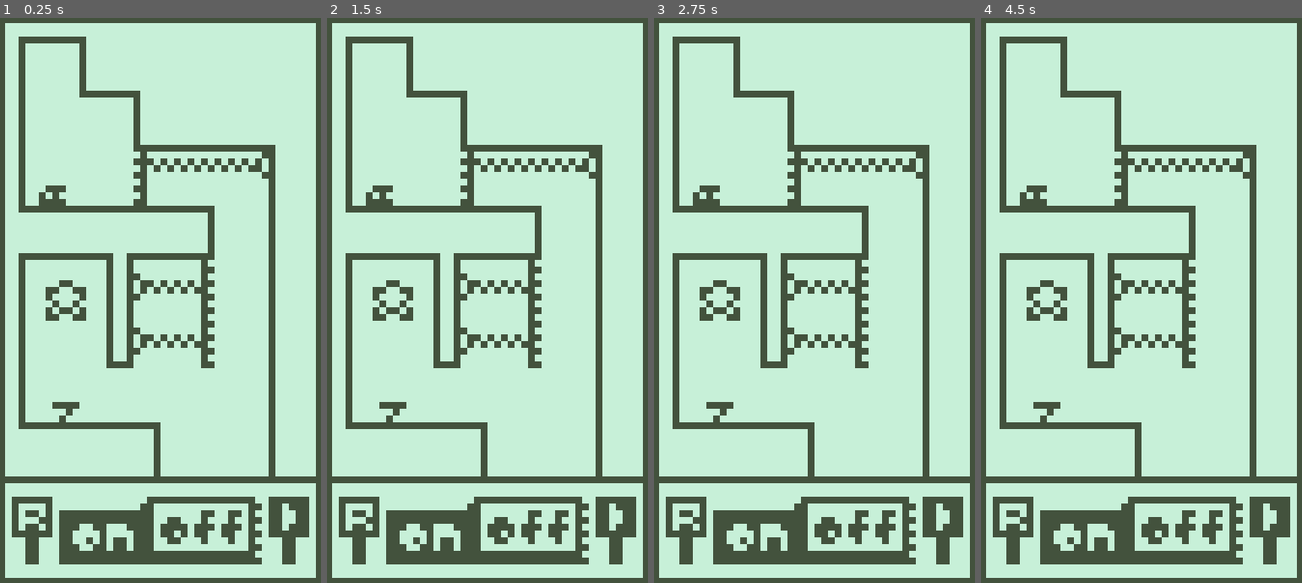
Above: before the commit, frames 1-4 (left to right).
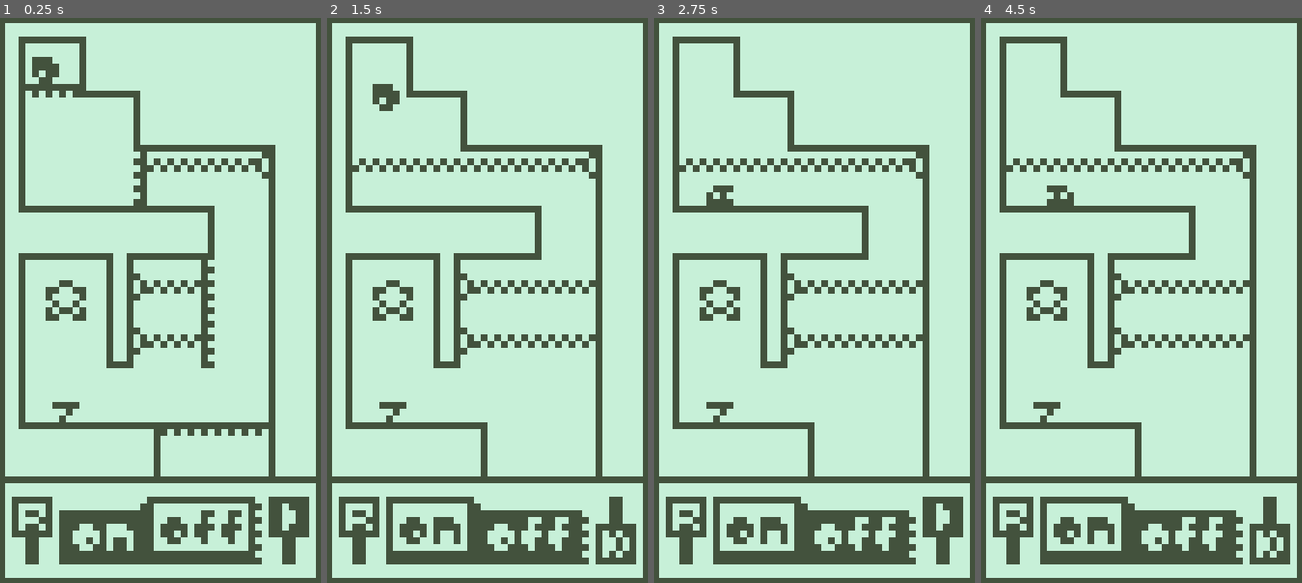
Above: after the commit, the same moments.

Repository: CrashPixel/Save_Mr_Blob-
Game: Godot game, scene res://Levels/level_1.tscn
Two runs of this game, one before a commit and one after it. Both use one fixed random seed, a clock stepped at 60 frames per second and the inputs below. Before the commit the project has no main scene; this scene is started directly in both runs.
Inputs:
- Up to frame 1 (0.25 s): no input
- Up to frame 2 (1.5 s): hold D (SpeedUp, bound only after the commit) from 0.53 s (still down); tap S (OnOffToggle, bound only after the commit) at 0.6 s
- Up to frame 3 (2.75 s): tap S (OnOffToggle, bound only after the commit) at 1.55, 2.1 s; release D (SpeedUp, bound only after the commit) at 2.03 s; tap D (SpeedUp, bound only after the commit) at 2.3 s
- Up to frame 4 (4.5 s): hold D (SpeedUp, bound only after the commit) 2.78-4.28 s; tap S (OnOffToggle, bound only after the commit) at 2.85, 4.35 s; tap A (Restart, bound only after the commit) at 4.15 s

The runs differ from the first frame. In frame 1, 3.1% of the frame differs, in the area x 7-84%, y 6-74%; in frame 2, 8.2%, in the area x 7-97%, y 11-97%; in frame 3, 7.0%; in frame 4, 8.1%.

Commit message:
UI Controls and Mr Blob start
Got the ON and OFF switches working along with the Speed Up of Mr Blob. Oh, also a Mr Blob has been made. Up next is the spring, spikes, and death

Diff:
--- a/Levels/level_1.tscn
+++ b/Levels/level_1.tscn
@@ -4,10 +4,14 @@
 [ext_resource type="Texture2D" uid="uid://cx33sa1h547a5" path="res://Assets/Images/NewTiles.png" id="2_syshm"]
 [ext_resource type="AudioStream" uid="uid://c4evay14n8fi8" path="res://Assets/Audio/MrBlob Song.wav" id="3_rfktq"]
 [ext_resource type="Texture2D" uid="uid://5pjcrmtqpqvt" path="res://Assets/Images/Overlay.png" id="4_0urlm"]
+[ext_resource type="Script" uid="uid://yiht4qx60ji6" path="res://Scripts/panel_control.gd" id="4_f4pg2"]
 [ext_resource type="Texture2D" uid="uid://d0ho4nb1lce7y" path="res://Assets/Images/Spring Sheet.png" id="5_77x7w"]
-[ext_resource type="Texture2D" uid="uid://36chwrq7p1vk" path="res://Assets/Images/Door.png" id="6_0urlm"]
+[ext_resource type="PackedScene" uid="uid://c5bndtaikyqhj" path="res://Objects/door.tscn" id="6_xoyoh"]
 [ext_resource type="Texture2D" uid="uid://c4ha6y6ojvynj" path="res://Assets/Images/Mr Blob Spritesheet.png" id="7_77x7w"]
+[ext_resource type="PackedScene" uid="uid://cu7wnqu5hdaqd" path="res://Objects/big_door.tscn" id="7_f4pg2"]
 [ext_resource type="PackedScene" uid="uid://hg3h8if2qyeg" path="res://Objects/blaster.tscn" id="7_xoyoh"]
+[ext_resource type="Texture2D" uid="uid://5lvqb3i2qtg0" path="res://Assets/Images/Save Mr Blob Screens.png" id="11_62b6n"]
+[ext_resource type="Script" uid="uid://bv42regphj53q" path="res://Levels/mr_blob.gd" id="11_rs4xw"]
 
 [sub_resource type="TileSetAtlasSource" id="TileSetAtlasSource_hn12h"]
 texture = ExtResource("2_syshm")
@@ -397,17 +401,14 @@
 terrain_set_0/terrain_0/color = Color(0.2627451, 0, 0.23921569, 1)
 sources/0 = SubResource("TileSetAtlasSource_hn12h")
 
-[sub_resource type="RectangleShape2D" id="RectangleShape2D_bihxj"]
-size = Vector2(2, 8)
-
-[sub_resource type="RectangleShape2D" id="RectangleShape2D_f4pg2"]
-size = Vector2(2, 16)
-
 [sub_resource type="RectangleShape2D" id="RectangleShape2D_77x7w"]
 size = Vector2(2, 2)
 
 [sub_resource type="RectangleShape2D" id="RectangleShape2D_xoyoh"]
 size = Vector2(2, 2)
+
+[sub_resource type="RectangleShape2D" id="RectangleShape2D_bihxj"]
+size = Vector2(4, 4)
 
 [node name="Level_1" type="Node2D" unique_id=1454198677]
 
@@ -418,6 +419,7 @@
 [node name="TheCamera" type="Camera2D" parent="." unique_id=1937560161]
 position = Vector2(0, -6)
 zoom = Vector2(8, 8)
+process_callback = 0
 
 [node name="Ground" type="TileMapLayer" parent="." unique_id=1303037322]
 tile_map_data = PackedByteArray("AAAFAPT/AAACAAAAAAAEAPT/AAABAAAAAAADAPT/AAABAAAAAAACAPT/AAABAAAAAAABAPT/AAABAAAAAAAAAP …(2480 unchanged characters)…
@@ -425,9 +427,45 @@
 
 [node name="Audio" type="AudioStreamPlayer2D" parent="." unique_id=1164707635]
 stream = ExtResource("3_rfktq")
-autoplay = true
-
-[node name="UI" type="Node2D" parent="." unique_id=1777463172]
+
+[node name="Doors" type="Node2D" parent="." unique_id=531852259]
+
+[node name="Door" parent="Doors" unique_id=38096025 instance=ExtResource("6_xoyoh")]
+position = Vector2(-3, -24)
+
+[node name="Door2" parent="Doors" unique_id=1987271269 instance=ExtResource("6_xoyoh")]
+position = Vector2(-16, -37)
+rotation = -1.5707964
+
+[node name="BigDoor" parent="Doors" unique_id=991061451 instance=ExtResource("7_f4pg2")]
+position = Vector2(7, -4)
+
+[node name="BigDoor2" parent="Doors" unique_id=1681256842 instance=ExtResource("7_f4pg2")]
+position = Vector2(8, 13)
+rotation = 1.5707964
+
+[node name="Blasters" type="Node2D" parent="." unique_id=1798548711]
+
+[node name="Blaster" parent="Blasters" unique_id=1212443482 instance=ExtResource("7_xoyoh")]
+position = Vector2(15, -26)
+
+[node name="Blaster2" parent="Blasters" unique_id=2136068273 instance=ExtResource("7_xoyoh")]
+position = Vector2(-3, -8)
+rotation = -3.1415925
+
+[node name="HitBox" parent="Blasters/Blaster2/Beam/DangerArea" parent_id_path=PackedInt32Array(2136068273, 40969503) index="0" unique_id=247928479]
+shape = SubResource("RectangleShape2D_77x7w")
+
+[node name="Blaster3" parent="Blasters" unique_id=1538330597 instance=ExtResource("7_xoyoh")]
+position = Vector2(-3, 0)
+rotation = -3.1415925
+
+[node name="HitBox" parent="Blasters/Blaster3/Beam/DangerArea" parent_id_path=PackedInt32Array(1538330597, 40969503) index="0" unique_id=247928479]
+shape = SubResource("RectangleShape2D_xoyoh")
+
+[node name="UI" type="Node2D" parent="." unique_id=1777463172 node_paths=PackedStringArray("doors")]
+script = ExtResource("4_f4pg2")
+doors = NodePath("../Doors")
 
 [node name="ControlPanel" type="Sprite2D" parent="UI" unique_id=1017096278]
 position = Vector2(0, 28)
@@ -453,66 +491,57 @@
 region_enabled = true
 region_rect = Rect2(41, 3, 6, 10)
 
+[node name="RestartScreen" type="Sprite2D" parent="UI" unique_id=2134031796]
+visible = false
+z_index = 5
+position = Vector2(0, -6)
+texture = ExtResource("11_62b6n")
+region_enabled = true
+region_rect = Rect2(128, 96, 48, 84)
+
+[node name="DeathScreen" type="Sprite2D" parent="UI" unique_id=640905485]
+visible = false
+z_index = 5
+position = Vector2(0, -6)
+texture = ExtResource("11_62b6n")
+region_enabled = true
+region_rect = Rect2(0, 96, 48, 84)
+
+[node name="UIAnimations" type="AnimationPlayer" parent="UI" unique_id=645609075]
+
 [node name="ExitStar" type="Sprite2D" parent="." unique_id=2000023689]
 position = Vector2(-14, -6)
 texture = ExtResource("4_0urlm")
 region_enabled = true
 region_rect = Rect2(52, 21, 6, 6)
 
-[node name="ExitStar2" type="Sprite2D" parent="." unique_id=1070977851]
+[node name="Win" type="Sprite2D" parent="ExitStar" unique_id=1794611632]
+visible = false
+position = Vector2(13, -2)
+texture = ExtResource("4_0urlm")
+region_enabled = true
+region_rect = Rect2(66, 17, 28, 14)
+
+[node name="Spring" type="Sprite2D" parent="." unique_id=1070977851]
 position = Vector2(-14, 10)
 texture = ExtResource("5_77x7w")
 hframes = 3
 
-[node name="Door" type="Sprite2D" parent="." unique_id=1249250331]
-texture_repeat = 2
-position = Vector2(-3, -24)
-texture = ExtResource("6_0urlm")
-region_enabled = true
-region_rect = Rect2(0, 0, 2, 8)
-
-[node name="StaticBody2D" type="StaticBody2D" parent="Door" unique_id=597293913]
-
-[node name="CollisionShape2D" type="CollisionShape2D" parent="Door/StaticBody2D" unique_id=223816642]
-shape = SubResource("RectangleShape2D_bihxj")
-
-[node name="BigDoor" type="Sprite2D" parent="." unique_id=276744505]
-texture_repeat = 2
-position = Vector2(7, -4)
-texture = ExtResource("6_0urlm")
-flip_h = true
-region_enabled = true
-region_rect = Rect2(0, 0, 2, 16)
-
-[node name="StaticBody2D" type="StaticBody2D" parent="BigDoor" unique_id=262555890]
-
-[node name="CollisionShape2D" type="CollisionShape2D" parent="BigDoor/StaticBody2D" unique_id=2140163937]
-shape = SubResource("RectangleShape2D_f4pg2")
-
-[node name="MrBlobSpritesheet" type="Sprite2D" parent="." unique_id=169902699]
-position = Vector2(-16, -22)
+[node name="MrBlob" type="CharacterBody2D" parent="." unique_id=2121106440]
+position = Vector2(-17, -40)
+script = ExtResource("11_rs4xw")
+
+[node name="MrBlobSprites" type="Sprite2D" parent="MrBlob" unique_id=169902699]
 texture = ExtResource("7_77x7w")
 hframes = 4
 vframes = 2
 
-[node name="Blasters" type="Node" parent="." unique_id=34419026]
-
-[node name="Blaster" parent="Blasters" unique_id=1212443482 instance=ExtResource("7_xoyoh")]
-position = Vector2(15, -26)
-
-[node name="Blaster2" parent="Blasters" unique_id=2136068273 instance=ExtResource("7_xoyoh")]
-position = Vector2(-3, -8)
-rotation = 3.1415927
-
-[node name="HitBox" parent="Blasters/Blaster2/Beam/DangerArea" parent_id_path=PackedInt32Array(2136068273, 40969503) index="0" unique_id=247928479]
-shape = SubResource("RectangleShape2D_77x7w")
-
-[node name="Blaster3" parent="Blasters" unique_id=1538330597 instance=ExtResource("7_xoyoh")]
-position = Vector2(-3, 0)
-rotation = 3.1415927
-
-[node name="HitBox" parent="Blasters/Blaster3/Beam/DangerArea" parent_id_path=PackedInt32Array(1538330597, 40969503) index="0" unique_id=247928479]
-shape = SubResource("RectangleShape2D_xoyoh")
+[node name="CollisionShape2D" type="CollisionShape2D" parent="MrBlob" unique_id=1166437305]
+position = Vector2(0, -0.5)
+shape = SubResource("RectangleShape2D_bihxj")
+
+[node name="WallTimer" type="Timer" parent="MrBlob" unique_id=1563576393]
+wait_time = 0.1
 
 [editable path="Blasters/Blaster2"]
 [editable path="Blasters/Blaster3"]
--- /dev/null
+++ b/Levels/mr_blob.gd
@@ -0,0 +1,36 @@
+extends CharacterBody2D
+
+@onready var sprite: Sprite2D = $MrBlobSprites
+
+var blob_speed: float = 4.0
+var going_right: bool = true
+var direction: int = 1
+
+func _physics_process(delta: float) -> void:
+	# Add the gravity.
+	if not is_on_floor():
+		velocity += get_gravity() * delta
+
+	if is_on_floor():
+		if is_on_wall() and going_right:
+			print("Go Left")
+			direction = -1
+			sprite.flip_h = true
+			going_right = false
+		elif is_on_wall() and !going_right:
+			print("Go Right")
+			direction = 1
+			sprite.flip_h = false
+			going_right = true
+		velocity.x = direction * blob_speed
+	else:
+		velocity.x = move_toward(velocity.x, 0, blob_speed)
+
+	if velocity.y < 0:
+		sprite.frame = 1
+	elif velocity.y > 0:
+		sprite.frame = 2
+	else:
+		sprite.frame = 0
+
+	move_and_slide()
--- /dev/null
+++ b/Objects/big_door.tscn
@@ -0,0 +1,18 @@
+[gd_scene format=3 uid="uid://cu7wnqu5hdaqd"]
+
+[ext_resource type="Texture2D" uid="uid://36chwrq7p1vk" path="res://Assets/Images/Door.png" id="1_mkrpt"]
+
+[sub_resource type="RectangleShape2D" id="RectangleShape2D_f4pg2"]
+size = Vector2(2, 16)
+
+[node name="BigDoor" type="Sprite2D" unique_id=991061451]
+texture_repeat = 2
+texture = ExtResource("1_mkrpt")
+flip_h = true
+region_enabled = true
+region_rect = Rect2(0, 0, 2, 16)
+
+[node name="StaticBody2D" type="StaticBody2D" parent="." unique_id=917111093]
+
+[node name="CollisionShape2D" type="CollisionShape2D" parent="StaticBody2D" unique_id=503375726]
+shape = SubResource("RectangleShape2D_f4pg2")
--- a/Objects/blaster.tscn
+++ b/Objects/blaster.tscn
@@ -1,7 +1,7 @@
 [gd_scene format=3 uid="uid://hg3h8if2qyeg"]
 
 [ext_resource type="Texture2D" uid="uid://5pjcrmtqpqvt" path="res://Assets/Images/Overlay.png" id="1_w2hc4"]
-[ext_resource type="Script" uid="uid://dww2848ehq2gd" path="res://Levels/blaster.gd" id="2_3cv0x"]
+[ext_resource type="Script" uid="uid://dww2848ehq2gd" path="res://Scripts/blaster.gd" id="2_3cv0x"]
 [ext_resource type="Texture2D" uid="uid://deecwggviuko1" path="res://Assets/Images/Beam.png" id="3_ijvlf"]
 
 [sub_resource type="RectangleShape2D" id="RectangleShape2D_0urlm"]
--- /dev/null
+++ b/Objects/door.tscn
@@ -0,0 +1,17 @@
+[gd_scene format=3 uid="uid://c5bndtaikyqhj"]
+
+[ext_resource type="Texture2D" uid="uid://36chwrq7p1vk" path="res://Assets/Images/Door.png" id="1_5xojw"]
+
+[sub_resource type="RectangleShape2D" id="RectangleShape2D_bihxj"]
+size = Vector2(2, 8)
+
+[node name="Door" type="Sprite2D" unique_id=38096025]
+texture_repeat = 2
+texture = ExtResource("1_5xojw")
+region_enabled = true
+region_rect = Rect2(0, 0, 2, 8)
+
+[node name="StaticBody2D" type="StaticBody2D" parent="." unique_id=711711599]
+
+[node name="CollisionShape2D" type="CollisionShape2D" parent="StaticBody2D" unique_id=1849204493]
+shape = SubResource("RectangleShape2D_bihxj")
--- a/Levels/blaster.gd
+++ b/Scripts/blaster.gd
@@ -7,6 +7,6 @@
 func _process(delta: float) -> void:
 	var contact = ray_cast.get_collision_point()
 	#print(contact)
-	beam.position.x = -(self.position.distance_to(contact) / 2)
+	beam.position.x = -ceili(self.position.distance_to(contact) / 2)
 	beam.set_region_rect(Rect2(0, 0, (-beam.position.x*2), 4))
 	hit_box.shape.set_size(Vector2(abs(beam.position.x*2), 2))
--- /dev/null
+++ b/Scripts/panel_control.gd
@@ -0,0 +1,44 @@
+extends Node2D
+
+@onready var on_off_buttons = $OnOff
+@onready var restart_lever = $Restart
+@onready var speed_up_lever = $SpeedUp
+@onready var restart_screen = $RestartScreen
+@onready var mr_blob = get_node("../MrBlob")
+
+@export var doors: Node2D
+var button_is_on = true
+var sped_up = false
+
+func _process(delta: float) -> void:
+	if Input.is_action_just_pressed("OnOffToggle"):
+		if button_is_on:
+			print("Turn OFF")
+			for child in doors.get_children():
+				child.get_node("StaticBody2D/CollisionShape2D").set_disabled(true)
+				child.visible = false
+			button_is_on = false
+			on_off_buttons.set_region_rect(Rect2(57, 3, 30, 10))
+		elif !button_is_on:
+			print("Turn ON")
+			for child in doors.get_children():
+				child.get_node("StaticBody2D/CollisionShape2D").set_disabled(false)
+				child.visible = true
+			button_is_on = true
+			on_off_buttons.set_region_rect(Rect2(9, 3, 30, 10))
+		print("Toggle")
+	if Input.is_action_just_pressed("SpeedUp"):
+		if !sped_up:
+			mr_blob.blob_speed *= 2
+			sped_up = true
+			speed_up_lever.set_region_rect(Rect2(89, 3, 6, 10))
+			print("SPEED IS KEY")
+		elif sped_up:
+			mr_blob.blob_speed /= 2
+			sped_up = false
+			speed_up_lever.set_region_rect(Rect2(41, 3, 6, 10))
+			print("speed is NOT key")
+	if Input.is_action_just_pressed("Restart"):
+		print("Restarting")
+		await get_tree().create_timer(5.0).timeout
+		restart_screen.visible = true
--- a/project.godot
+++ b/project.godot
@@ -11,6 +11,7 @@
 [application]
 
 config/name="Save Mr Blob!"
+run/main_scene="uid://bdbj1607oowux"
 config/features=PackedStringArray("4.7", "GL Compatibility")
 config/icon="res://icon.svg"
 
@@ -20,9 +21,33 @@
 window/size/viewport_height=672
 window/stretch/mode="viewport"
 
+[input]
+
+OnOffToggle={
+"deadzone": 0.2,
+"events": [Object(InputEventKey,"resource_local_to_scene":false,"resource_name":"","device":-1,"window_id":0,"alt_pressed":false,"shift_pressed":false,"ctrl_pressed":false,"meta_pressed":false,"pressed":false,"keycode":0,"physical_keycode":83,"key_label":0,"unicode":115,"location":0,"echo":false,"script":null)
+]
+}
+SpeedUp={
+"deadzone": 0.2,
+"events": [Object(InputEventKey,"resource_local_to_scene":false,"resource_name":"","device":-1,"window_id":0,"alt_pressed":false,"shift_pressed":false,"ctrl_pressed":false,"meta_pressed":false,"pressed":false,"keycode":0,"physical_keycode":68,"key_label":0,"unicode":100,"location":0,"echo":false,"script":null)
+]
+}
+Restart={
+"deadzone": 0.2,
+"events": [Object(InputEventKey,"resource_local_to_scene":false,"resource_name":"","device":-1,"window_id":0,"alt_pressed":false,"shift_pressed":false,"ctrl_pressed":false,"meta_pressed":false,"pressed":false,"keycode":0,"physical_keycode":65,"key_label":0,"unicode":97,"location":0,"echo":false,"script":null)
+]
+}
+Select={
+"deadzone": 0.2,
+"events": [Object(InputEventKey,"resource_local_to_scene":false,"resource_name":"","device":-1,"window_id":0,"alt_pressed":false,"shift_pressed":false,"ctrl_pressed":false,"meta_pressed":false,"pressed":false,"keycode":0,"physical_keycode":32,"key_label":0,"unicode":32,"location":0,"echo":false,"script":null)
+]
+}
+
 [physics]
 
 3d/physics_engine="Jolt Physics"
+2d/default_gravity=10.0
 
 [rendering]
 
@@ -31,3 +56,4 @@
 rendering_device/driver.windows="d3d12"
 renderer/rendering_method="gl_compatibility"
 renderer/rendering_method.mobile="gl_compatibility"
+2d/snap/snap_2d_transforms_to_pixel=true
Not shown, added: Levels/mr_blob.gd.uid
Renamed: Levels/blaster.gd.uid -> Scripts/blaster.gd.uid
Not shown, added: Scripts/panel_control.gd.uid
